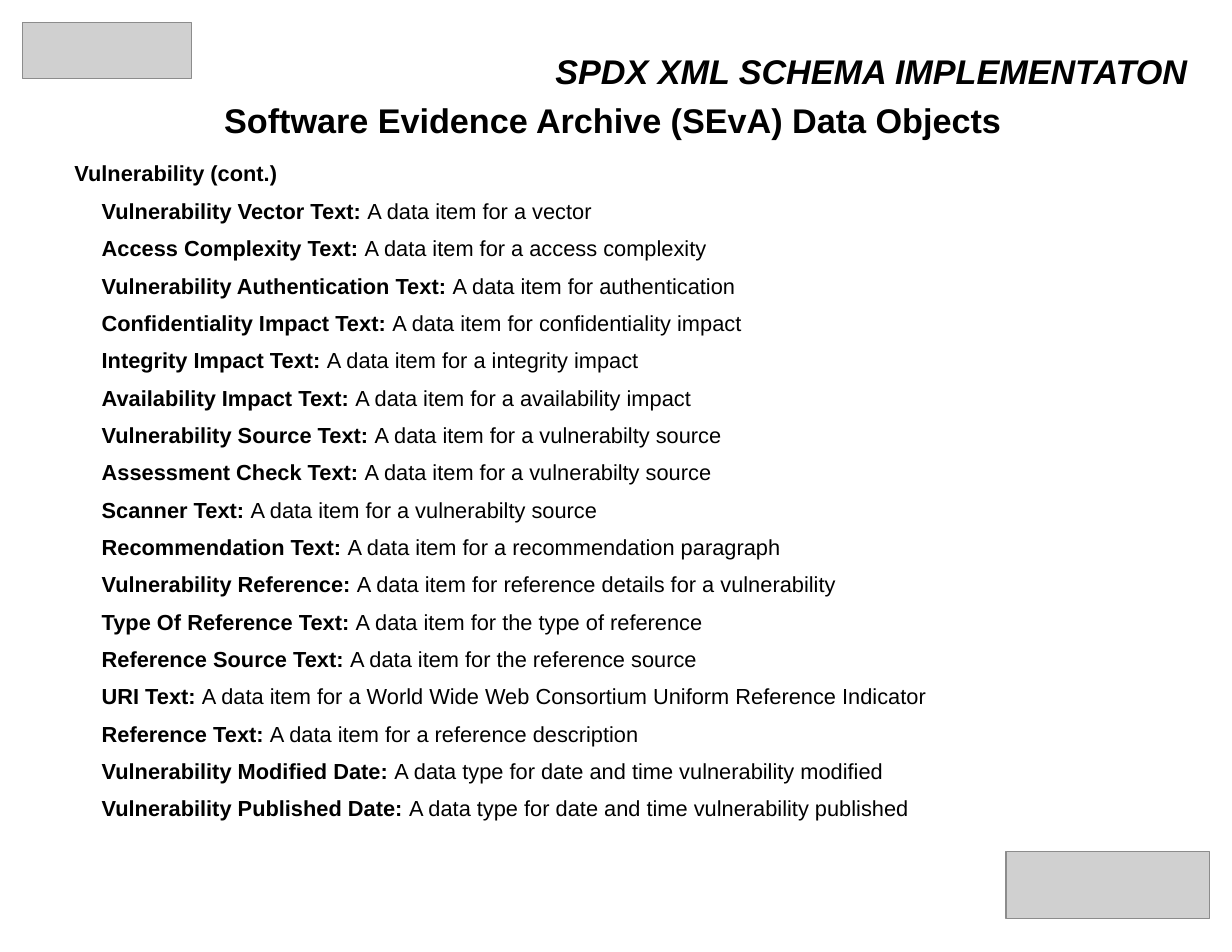
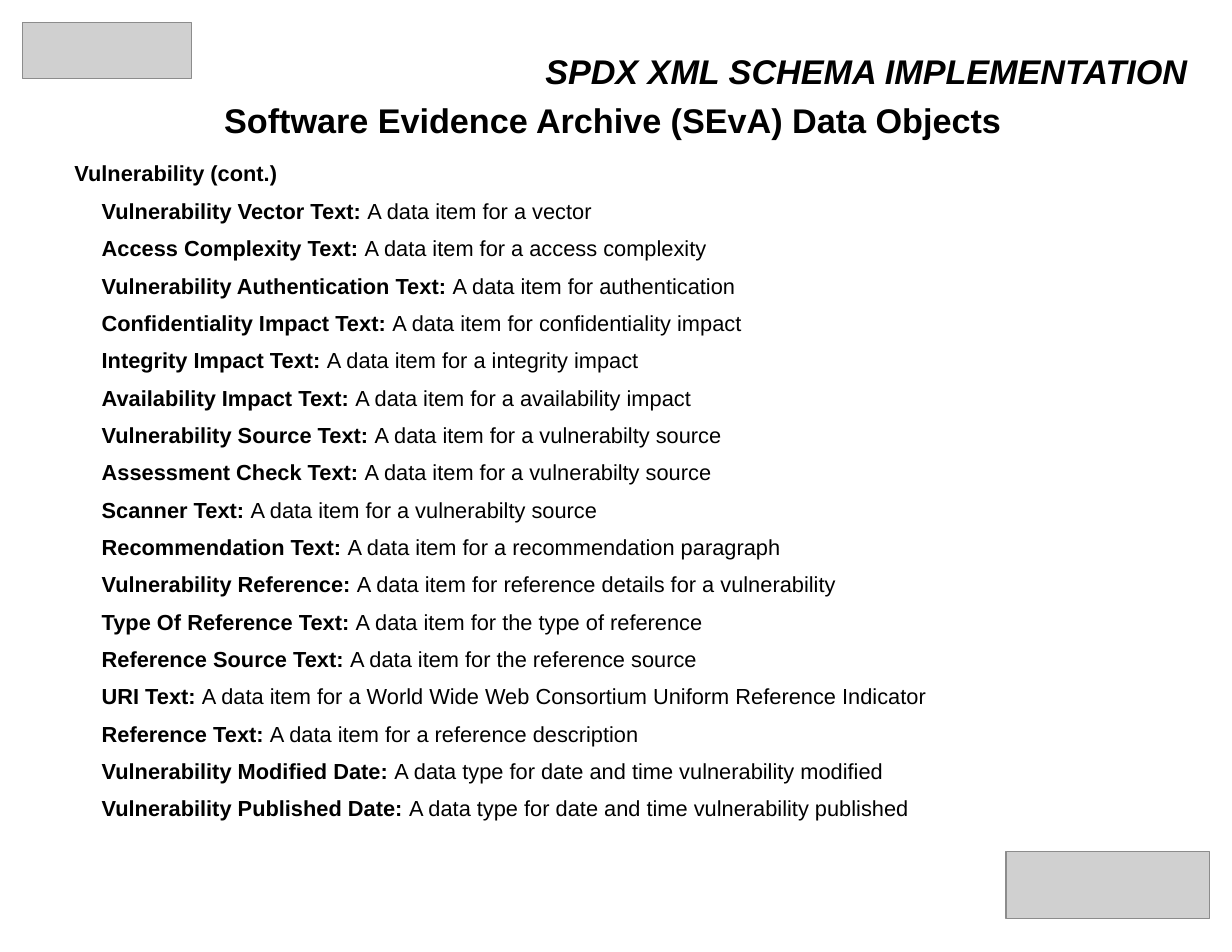
Before and after one commit to mil-oss/spdx-xsd, a slide deck: slide 9 of doc/NIEM_IEPD.odp. Drawn at 1232x952 pixels with LibreOffice and Linux fonts; fonts in the diff are those of the drawing; grey boxes stand for pictures. Boxes give left, top, right and bottom in pixels: in the first picture for what was removed or moved away, otherwise in the second. Text is boxed around its words. In the diff, an @@ line names an element or a change of style, - is before the commit and + after.

```diff
--- a/doc/NIEM_IEPD.odp
+++ b/doc/NIEM_IEPD.odp
@@ text at [545,60,1187,85]: text changed @@
-SPDX XML SCHEMA IMPLEMENTATON
+SPDX XML SCHEMA IMPLEMENTATION
```
Also in this commit, not shown: 14 other slides changed.
